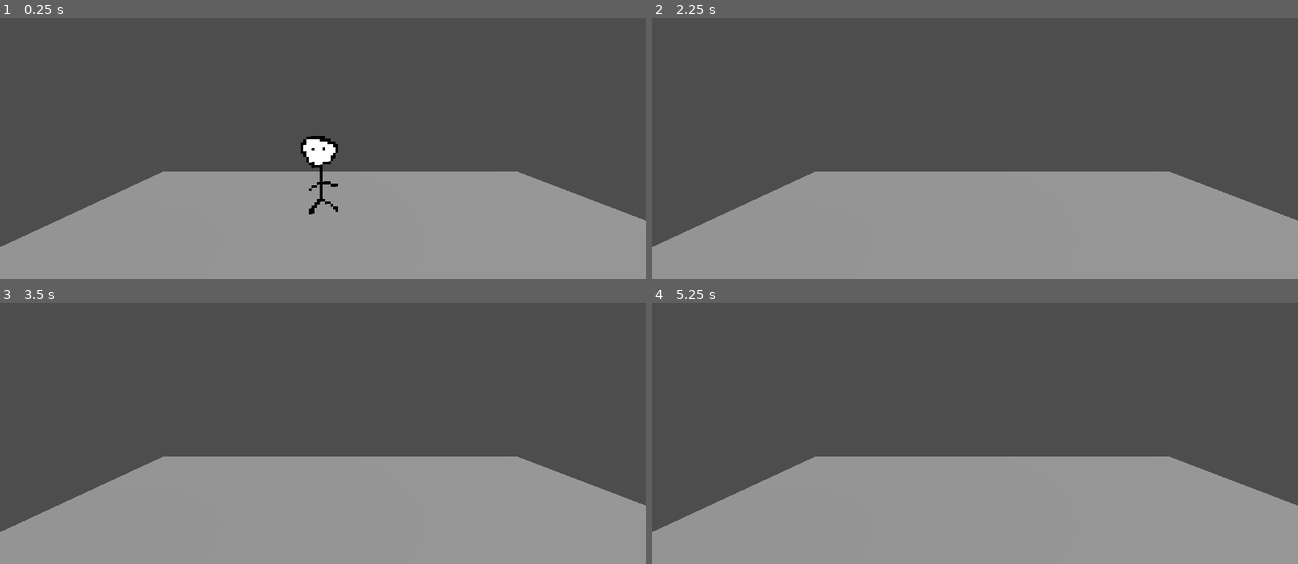
Above: before the commit, frames 1-4 (two rows, left to right).
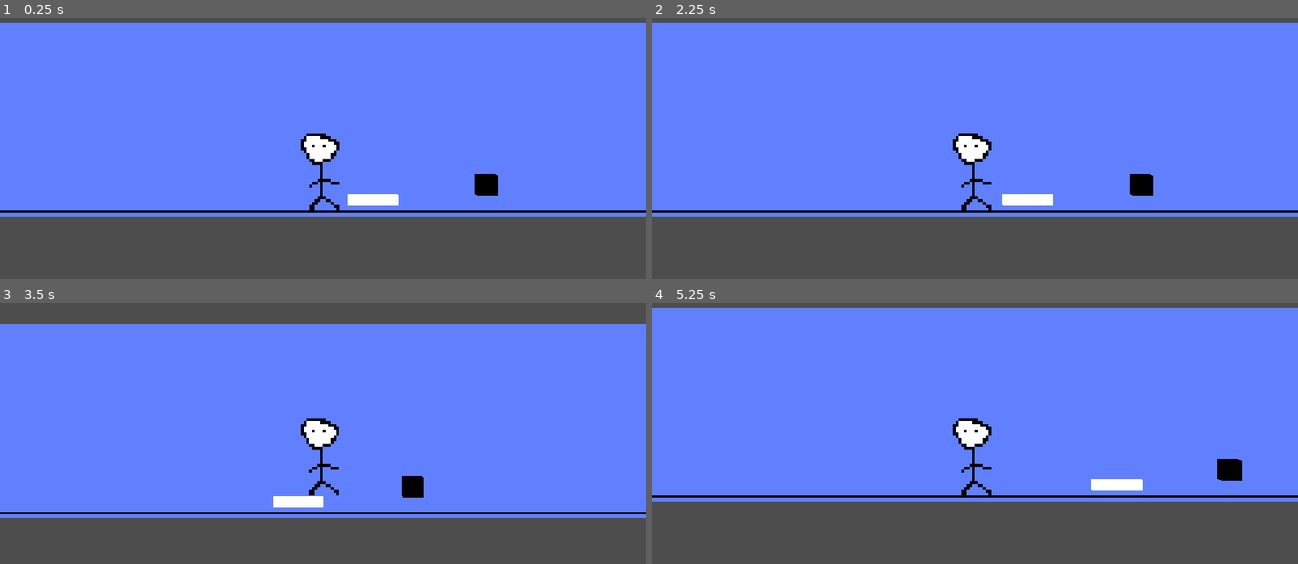
Above: after the commit, the same moments.

Repository: BrightTheBackpack/dimensions
Game: Godot game, scene res://level1.tscn
The game is run twice, just before and just after one commit, with the same random seed, the same clock (stepped at 60 frames per second) and the same inputs. Before the commit the project starts from res://node_3d.tscn.
Inputs:
- Up to frame 1 (0.25 s): no input
- Up to frame 2 (2.25 s): tap Enter at 0.5 s; hold D (move_right) 0.53-1.28 s; tap Space (jump) at 0.77, 1.52 s; hold A (move_left) 1.28-2.03 s; hold D (move_right) from 2.03 s (still down)
- Up to frame 3 (3.5 s): keep holding D (move_right); tap Space (jump) at 2.75, 3.02 s
- Up to frame 4 (5.25 s): release D (move_right) at 3.53 s; hold A (move_left) from 3.53 s (still down); tap Space (jump) at 3.77, 4.52 s

The runs differ from the first frame. In frame 1, 97% of the frame differs, in the area x 0-100%, y 1-100%; in frame 2, 98%; in frame 3, 92%; in frame 4, 98%.
Error after the commit: Parse Error: Unexpected identifier "tool" in class body. (res://platform_gen.gd:1)

Commit message:
added wall, fixed some physics, make materials better(still need to be changed), attempted to start making instatiable platform/wall objects

Diff:
--- a/character_body_3d.gd
+++ b/character_body_3d.gd
@@ -1,14 +1,22 @@
 extends CharacterBody3D
 
 
-const SPEED = 5.0
-const JUMP_VELOCITY = 4.5
-
-
+const SPEED = 10.0
+@export var JUMP_VELOCITY = 13.0
+@export var GRAVITY = -15.0
+@export var GRAVITY_DOWN = -75.0
 func _physics_process(delta: float) -> void:
 	# Add the gravity.
 	if not is_on_floor():
-		velocity += get_gravity() * delta
+		print_debug(velocity)
+		if(velocity.y > 0.9*JUMP_VELOCITY):
+
+			velocity += Vector3(0.0, GRAVITY, 0.0) * delta
+
+		elif(velocity.y >0):
+			velocity += Vector3(0.0, GRAVITY_DOWN/1.3 , 0.0) * delta
+		else:
+			velocity += Vector3(0.0, GRAVITY_DOWN, 0.0) * delta
 
 	# Handle jump.
 	if Input.is_action_just_pressed("jump") and is_on_floor():
--- /dev/null
+++ b/level1.tscn
@@ -0,0 +1,102 @@
+[gd_scene load_steps=15 format=3 uid="uid://bjffumif2gh2u"]
+
+[ext_resource type="PackedScene" uid="uid://bca6qi4l4aamw" path="res://player.tscn" id="1_ootpb"]
+[ext_resource type="Script" uid="uid://u7ug71x4psto" path="res://character_body_3d.gd" id="2_v38iq"]
+[ext_resource type="Script" uid="uid://ec7pttehjxh0" path="res://sprite_3d.gd" id="3_v8kj3"]
+[ext_resource type="PackedScene" uid="uid://lv4d4vvpodwi" path="res://platform.tscn" id="4_v38iq"]
+
+[sub_resource type="BoxShape3D" id="BoxShape3D_v8kj3"]
+size = Vector3(23.0734, 19.6891, 0.416992)
+
+[sub_resource type="BoxMesh" id="BoxMesh_crycw"]
+
+[sub_resource type="StandardMaterial3D" id="StandardMaterial3D_ootpb"]
+shading_mode = 0
+albedo_color = Color(0.37818, 0.499104, 1, 1)
+
+[sub_resource type="BoxShape3D" id="BoxShape3D_4xowi"]
+size = Vector3(585.324, 0.153961, 41.0128)
+
+[sub_resource type="BoxMesh" id="BoxMesh_4xowi"]
+
+[sub_resource type="ViewportTexture" id="ViewportTexture_a202f"]
+viewport_path = NodePath("SubViewport")
+
+[sub_resource type="BoxShape3D" id="BoxShape3D_v38iq"]
+size = Vector3(0.408447, 1.46967, 0.250732)
+
+[sub_resource type="BoxShape3D" id="BoxShape3D_ootpb"]
+size = Vector3(5.15888, 0.538208, 3.13074)
+
+[sub_resource type="BoxMesh" id="BoxMesh_v38iq"]
+
+[sub_resource type="StandardMaterial3D" id="StandardMaterial3D_v38iq"]
+shading_mode = 0
+
+[node name="Node3D(Level1)" type="Node3D"]
+
+[node name="StaticBody3D(Wall)" type="StaticBody3D" parent="."]
+transform = Transform3D(1, 0, 0, 0, 1, 0, 0, 0, 1, 4.95816, -0.411898, -15.7483)
+
+[node name="CollisionShape3D" type="CollisionShape3D" parent="StaticBody3D(Wall)"]
+transform = Transform3D(1, 0, 0, 0, 1, 0, 0, 0, 1, 0.994408, 7.53741, 0.137355)
+shape = SubResource("BoxShape3D_v8kj3")
+
+[node name="MeshInstance3D" type="MeshInstance3D" parent="StaticBody3D(Wall)"]
+transform = Transform3D(100, 0, 0, 0, 20, 0, 0, 0, 0.5, 0, 7.53553, 0)
+mesh = SubResource("BoxMesh_crycw")
+surface_material_override/0 = SubResource("StandardMaterial3D_ootpb")
+
+[node name="StaticBody3D(Floor)" type="StaticBody3D" parent="."]
+transform = Transform3D(1, 0, 0, 0, 1, 0, 0, 0, 1, 0, 0, 10.6022)
+
+[node name="CollisionShape3D" type="CollisionShape3D" parent="StaticBody3D(Floor)"]
+transform = Transform3D(1, 0, 0, 0, 1, 0, 0, 0, 1, -150.933, -1.90483, -28.0673)
+shape = SubResource("BoxShape3D_4xowi")
+debug_color = Color(0.964706, 0.117647, 0.380392, 1)
+
+[node name="MeshInstance3D" type="MeshInstance3D" parent="StaticBody3D(Floor)"]
+transform = Transform3D(500, 0, 0, 0, 0.085, 0, 0, 0, 0.25, 3.12758, -2.01629, -25.4676)
+mesh = SubResource("BoxMesh_4xowi")
+
+[node name="SubViewport" type="SubViewport" parent="."]
+transparent_bg = true
+size = Vector2i(512, 1024)
+
+[node name="Area2D" parent="SubViewport" instance=ExtResource("1_ootpb")]
+
+[node name="CharacterBody3D(Player)" type="CharacterBody3D" parent="."]
+transform = Transform3D(1, 0, 0, 0, 1, 0, 0, 0, 1, 0, 0, -0.122057)
+script = ExtResource("2_v38iq")
+
+[node name="Camera3D" type="Camera3D" parent="CharacterBody3D(Player)"]
+transform = Transform3D(1, 0, 0, 0, 1, 0, 0, 0, 1, 0, 11.0497, 9.00792)
+
+[node name="Sprite3D" type="Sprite3D" parent="CharacterBody3D(Player)"]
+transform = Transform3D(-1, 0, -8.74228e-08, 0, 1, 0, 8.74228e-08, 0, -1, -0.481965, 2.98057, -14.4699)
+texture = SubResource("ViewportTexture_a202f")
+script = ExtResource("3_v8kj3")
+
+[node name="CollisionShape3D" type="CollisionShape3D" parent="CharacterBody3D(Player)"]
+transform = Transform3D(5, 0, 0, 0, 5, 0, 0, 0, 5, -0.180905, 3.47825, -14.498)
+shape = SubResource("BoxShape3D_v38iq")
+debug_color = Color(0.890196, 0, 0.792157, 1)
+
+[node name="StaticBody3D(Object)" type="StaticBody3D" parent="."]
+transform = Transform3D(1, 0, 0, 0, 1, 0, 0, 0, 1, 0, 0, -2.1562)
+
+[node name="CollisionShape3D" type="CollisionShape3D" parent="StaticBody3D(Object)"]
+transform = Transform3D(1, 0, 0, 0, 1, 0, 0, 0, 1, 4.95816, -0.411898, -13.5921)
+shape = SubResource("BoxShape3D_ootpb")
+
+[node name="MeshInstance3D" type="MeshInstance3D" parent="StaticBody3D(Object)"]
+transform = Transform3D(5, 0, 0, 0, 1, 0, 0, 0, 0.25, 4.93561, -0.713955, -12.441)
+gi_lightmap_texel_scale = 3.22
+mesh = SubResource("BoxMesh_v38iq")
+surface_material_override/0 = SubResource("StandardMaterial3D_v38iq")
+
+[node name="Platform" parent="." instance=ExtResource("4_v38iq")]
+transform = Transform3D(2, 0, 0, 0, 2, 0, 0, 0, 0.5, 16.2964, 0.705139, -14.7289)
+x_size = 2.0
+y_size = 2.0
+z_size = 10.0
--- /dev/null
+++ b/main.tscn
@@ -0,0 +1,3 @@
+[gd_scene format=3 uid="uid://v7yrvr4pxanr"]
+
+[node name="Main" type="Node3D"]
--- a/node_3d.tscn
+++ /dev/null
@@ -1,54 +0,0 @@
-[gd_scene load_steps=8 format=3 uid="uid://bjffumif2gh2u"]
-
-[ext_resource type="PackedScene" uid="uid://bca6qi4l4aamw" path="res://player.tscn" id="1_a202f"]
-[ext_resource type="Script" uid="uid://u7ug71x4psto" path="res://character_body_3d.gd" id="2_a0tk4"]
-[ext_resource type="Script" uid="uid://ec7pttehjxh0" path="res://sprite_3d.gd" id="2_noarx"]
-
-[sub_resource type="BoxShape3D" id="BoxShape3D_4xowi"]
-size = Vector3(11.7858, 1.18555, 5.94946)
-
-[sub_resource type="BoxMesh" id="BoxMesh_4xowi"]
-
-[sub_resource type="ViewportTexture" id="ViewportTexture_a202f"]
-viewport_path = NodePath("SubViewport")
-
-[sub_resource type="CapsuleShape3D" id="CapsuleShape3D_noarx"]
-
-[node name="Node3D(Main)" type="Node3D"]
-
-[node name="StaticBody3D(Floor)" type="StaticBody3D" parent="."]
-
-[node name="CollisionShape3D" type="CollisionShape3D" parent="StaticBody3D(Floor)"]
-transform = Transform3D(1, 0, 0, 0, 1, 0, 0, 0, 1, 0.176831, -2.02232, -3.77904)
-shape = SubResource("BoxShape3D_4xowi")
-
-[node name="MeshInstance3D" type="MeshInstance3D" parent="StaticBody3D(Floor)"]
-transform = Transform3D(60, 0, 0, 0, 1, 0, 0, 0, 60, 2.921, -2, -0.99)
-mesh = SubResource("BoxMesh_4xowi")
-
-[node name="DirectionalLight3D" type="DirectionalLight3D" parent="."]
-transform = Transform3D(0.991252, 0.000230336, 0.131979, -0.13198, 0.00172997, 0.991251, 7.25965e-12, -0.999998, 0.00174524, -55.2618, -77.3401, -157.215)
-
-[node name="Marker3D" type="Marker3D" parent="."]
-
-[node name="Camera3D" type="Camera3D" parent="."]
-transform = Transform3D(1, 0, 0, 0, 1, 0, 0, 0, 1, 0, 11.0497, 9.00792)
-
-[node name="SubViewport" type="SubViewport" parent="."]
-transparent_bg = true
-size = Vector2i(512, 1024)
-
-[node name="Area2D" parent="SubViewport" instance=ExtResource("1_a202f")]
-
-[node name="CharacterBody3D(Player)" type="CharacterBody3D" parent="."]
-script = ExtResource("2_a0tk4")
-
-[node name="Sprite3D" type="Sprite3D" parent="CharacterBody3D(Player)"]
-transform = Transform3D(-0.985856, 0, -0.167595, 0, 1, 0, 0.167595, 0, -0.985856, -0.517958, 2.97239, -14.47)
-texture = SubResource("ViewportTexture_a202f")
-script = ExtResource("2_noarx")
-
-[node name="CollisionShape3D" type="CollisionShape3D" parent="CharacterBody3D(Player)"]
-transform = Transform3D(5, 0, 0, 0, 5, 0, 0, 0, 5, 0.11863, 4.7768, -13.792)
-shape = SubResource("CapsuleShape3D_noarx")
-debug_color = Color(0.890196, 0, 0.792157, 1)
--- /dev/null
+++ b/platform.tscn
@@ -0,0 +1,19 @@
+[gd_scene load_steps=4 format=3 uid="uid://lv4d4vvpodwi"]
+
+[ext_resource type="Script" uid="uid://cnr8hkhv21ssh" path="res://platform_gen.gd" id="1_mi635"]
+
+[sub_resource type="BoxShape3D" id="BoxShape3D_s8bxr"]
+
+[sub_resource type="BoxMesh" id="BoxMesh_mi635"]
+
+[node name="Platform" type="Node3D"]
+script = ExtResource("1_mi635")
+
+[node name="Node3D" type="StaticBody3D" parent="."]
+
+[node name="CollisionShape3D" type="CollisionShape3D" parent="Node3D"]
+shape = SubResource("BoxShape3D_s8bxr")
+
+[node name="MeshInstance3D" type="MeshInstance3D" parent="Node3D"]
+mesh = SubResource("BoxMesh_mi635")
+skeleton = NodePath("../..")
--- /dev/null
+++ b/platform_gen.gd
@@ -0,0 +1,33 @@
+tool
+extends Node3D
+@onready var collision_shape: CollisionShape3D = $Node3D/CollisionShape3D
+@onready var mesh_instance: MeshInstance3D = $Node3D/MeshInstance3D
+
+
+#@export var x_size: float = 5.0 : set = _set_size
+#@export var y_size: float = 5.0 : set = _set_size
+#@export var z_size: float = 5.0 : set = _set_size
+@export var x_size: float = 5.0
+@export var y_size: float = 5.0
+@export var z_size: float = 5.0
+
+#func _ready():
+	#_update_size()
+#
+#func _set_size(value):
+	## this setter runs whenever one of the exported vars changes
+	#_update_size()
+
+
+
+func _process(delta):
+	# Mesh scaling (assuming you’re using a primitive mesh, like a BoxMesh)
+	print(mesh_instance)
+	var box = BoxMesh.new()
+	box.size = Vector3(x_size, y_size, z_size)
+	mesh_instance.mesh = box
+
+
+	# Collision scaling (assuming you’re using a BoxShape3D)
+	if collision_shape.shape is BoxShape3D:
+		collision_shape.shape.extents = Vector3(x_size, y_size, z_size) * 0.5
Not shown, added: platform_gen.gd.uid
Empty file added: shader_globals_override.gd
Not shown, added: shader_globals_override.gd.uid
